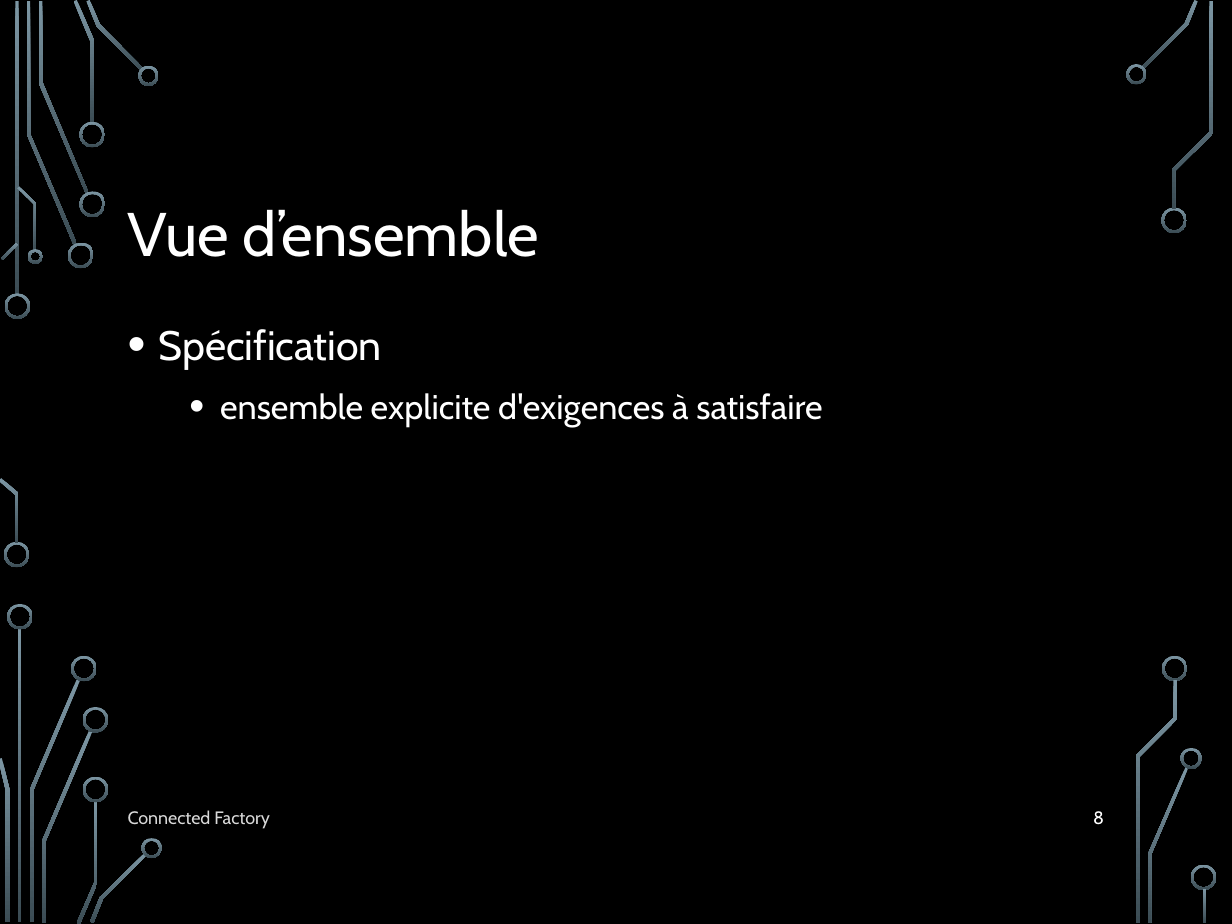
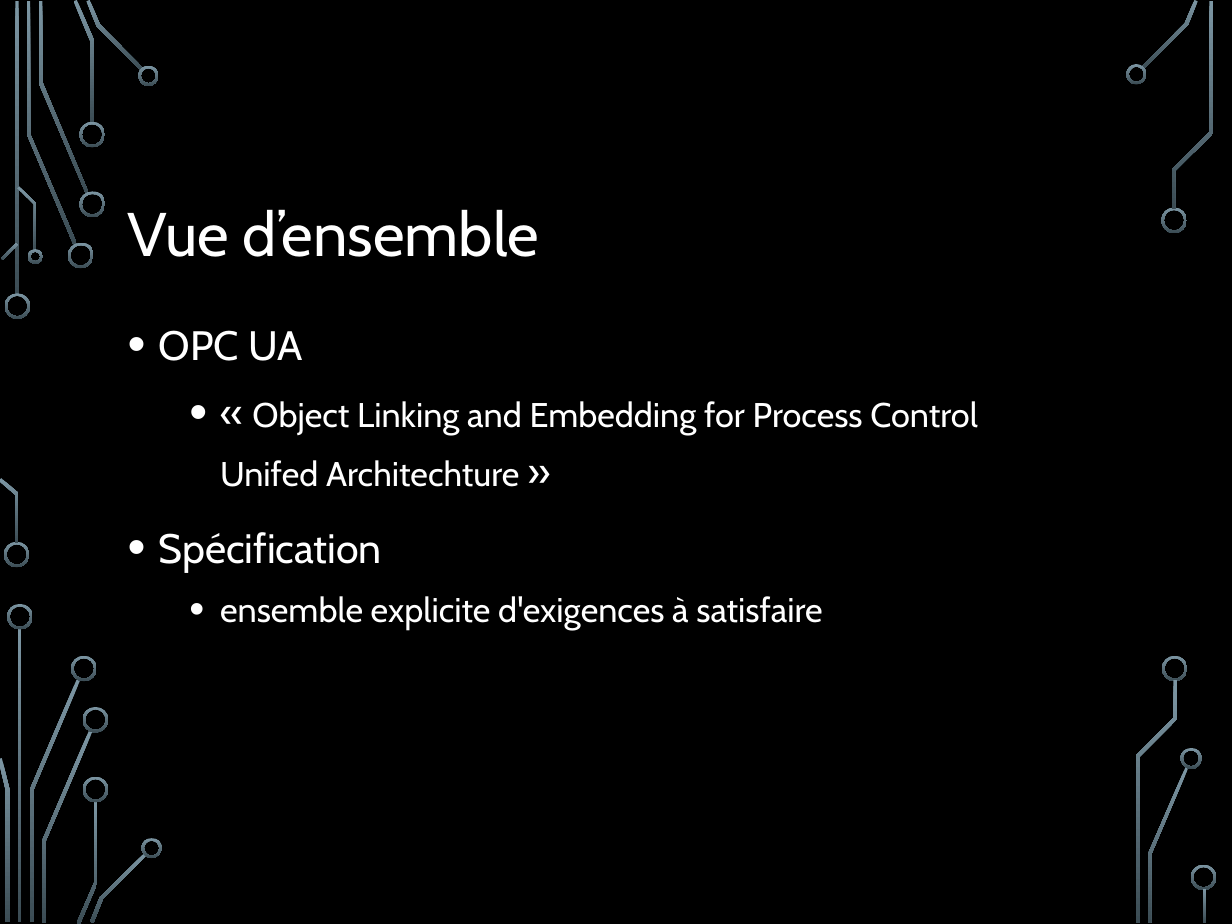
Before and after one commit to thegazou/connected-factory, a slide deck: slide 9 of Documentations/Présentation.pptx (slide 8 before the commit). Drawn at 1232x924 pixels with LibreOffice and Linux fonts; fonts in the diff are those of the drawing; background and template pictures are left out. Boxes give left, top, right and bottom in pixels: in the first picture for what was removed or moved away, otherwise in the second. Text is boxed around its words. In the diff, an @@ line names an element or a change of style, - is before the commit and + after.

```diff
--- a/Documentations/Présentation.pptx
+++ b/Documentations/Présentation.pptx
@@ text at (x1=158, y1=330, x2=977, y2=487): paragraphs added @@
+• OPC UA
+  • « Object Linking and Embedding for Process Control
+    Unifed Architechture »
@@ text removed at (x1=128, y1=810, x2=270, y2=829) @@
-Connected Factory
@@ page number removed at (x1=1093, y1=811, x2=1104, y2=825) @@
-8
```
Also in this commit, not shown: 19 other slides changed, 9 slides added, 7 slides removed.
